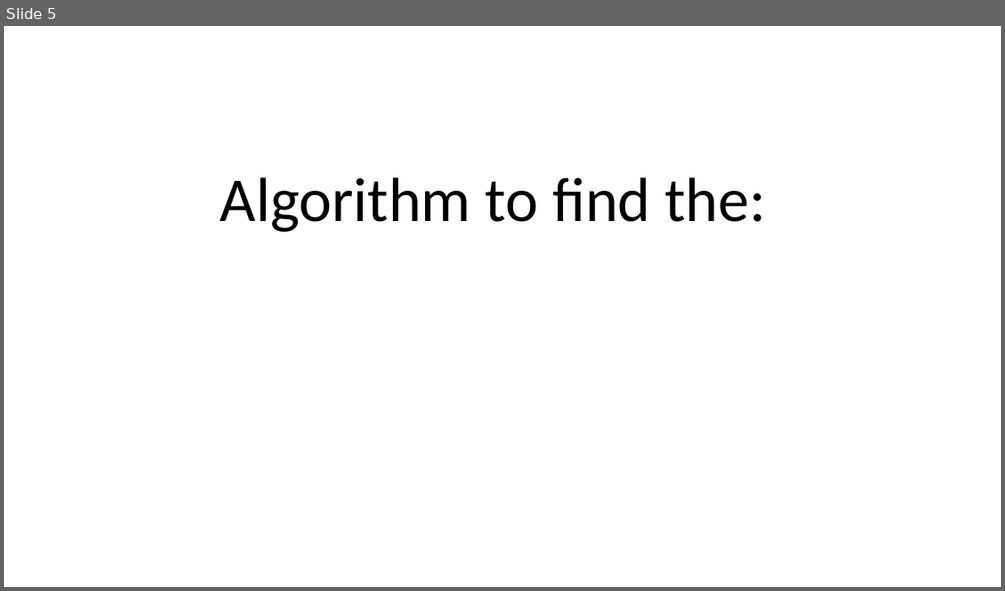
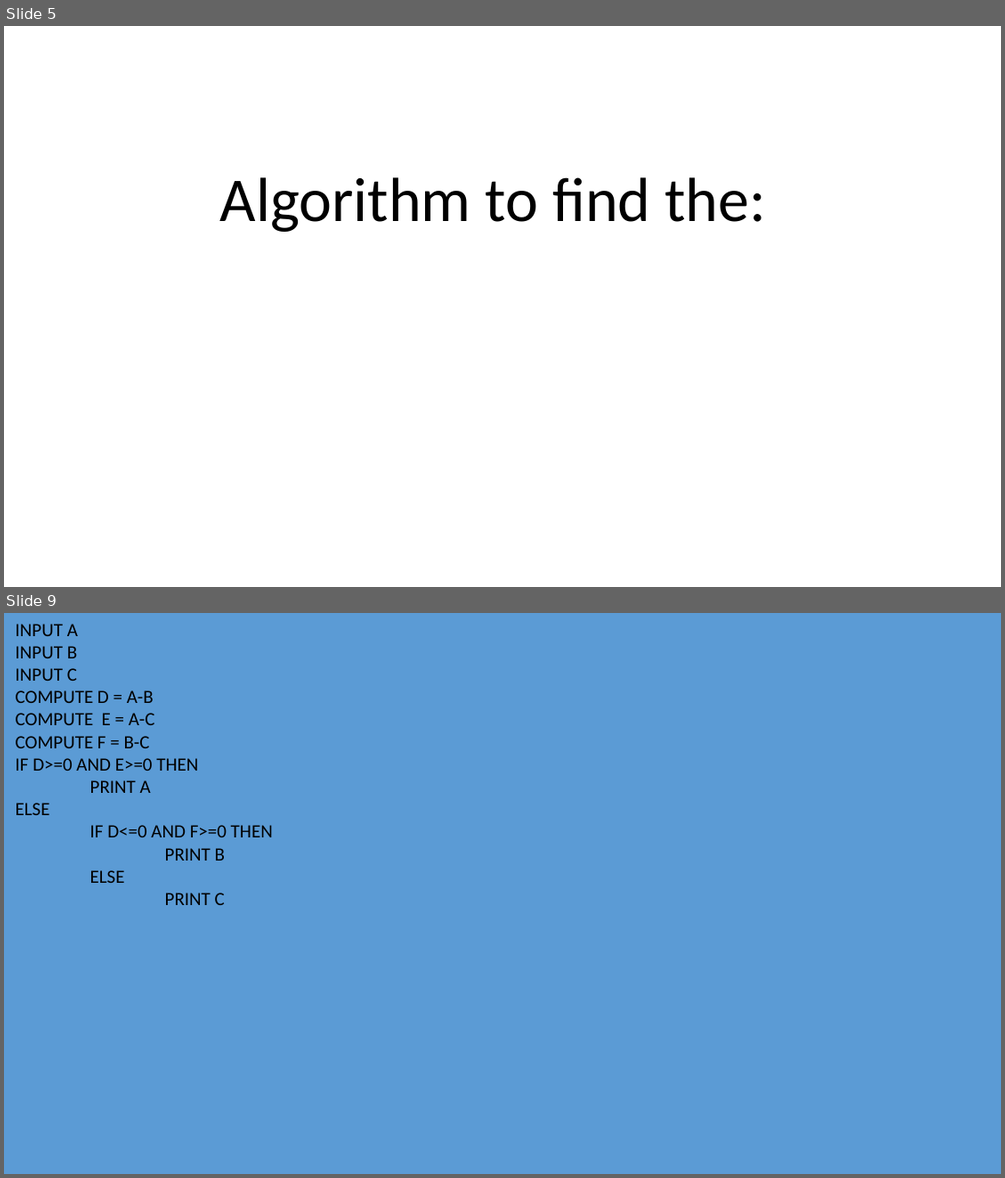
Before and after one commit to 3l4k/Lotanna_OkekeCSC102, a slide deck: Lotanna OkekeAA1.pptx. Shown one above the other, each under a label of ours: slide 5 before the commit, slides 5 and 9 after it; the slides between them are not shown. The pictures are 1005x591 and 1005x1178 pixels, drawn with LibreOffice and Linux fonts; fonts in the diff are those of the drawing; grey boxes stand for pictures. Boxes give left, top, right and bottom in pixels: in the first picture for what was removed or moved away, otherwise in the second. Text is boxed around its words. In the diff, an @@ line names an element or a change of style, - is before the commit and + after.

```diff
--- a/Lotanna OkekeAA1.pptx
+++ b/Lotanna OkekeAA1.pptx
@@ slide 9 added at (4, 613, 1001, 1174), background #5B9BD5 @@
@@ text added at (16, 624, 273, 905), 18 pt, text #000000 @@
+INPUT A
+INPUT B
+INPUT C
+COMPUTE D = A-B
+COMPUTE E = A-C
+COMPUTE F = B-C
+IF D>=0 AND E>=0 THEN
+PRINT A
+ELSE
+IF D<=0 AND F>=0 THEN
+PRINT B
+ELSE
+PRINT C
```
Also in this commit, not shown: 3 slides changed, 3 other slides added, 1 slide removed, 1 other file.
